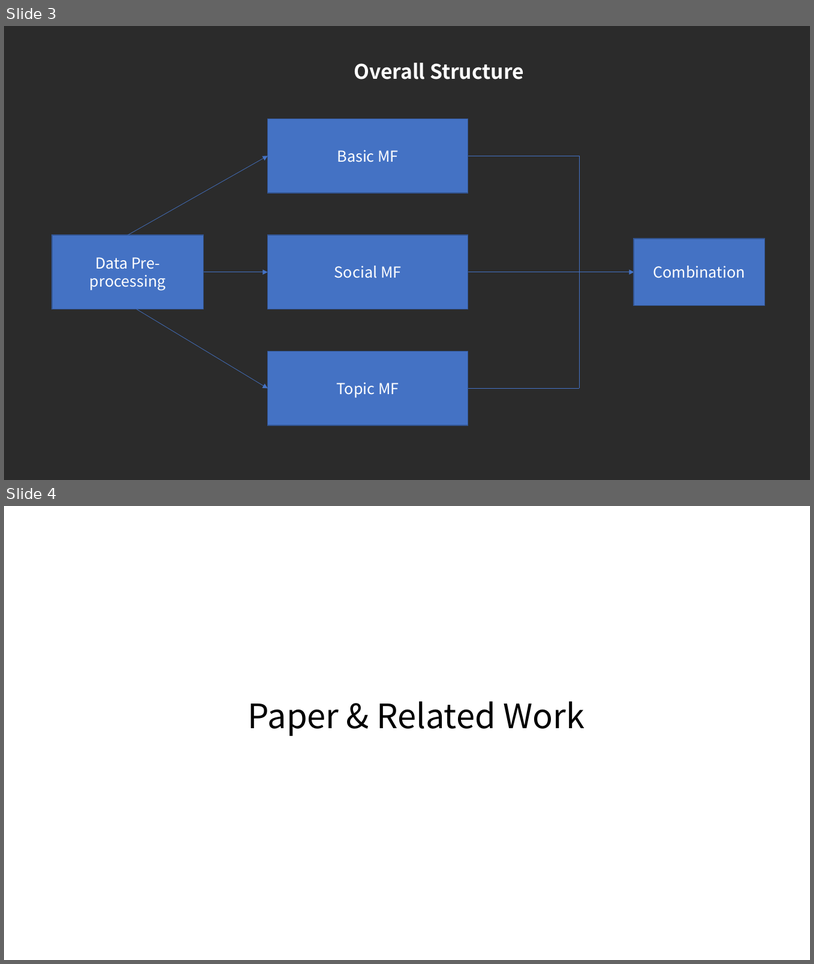
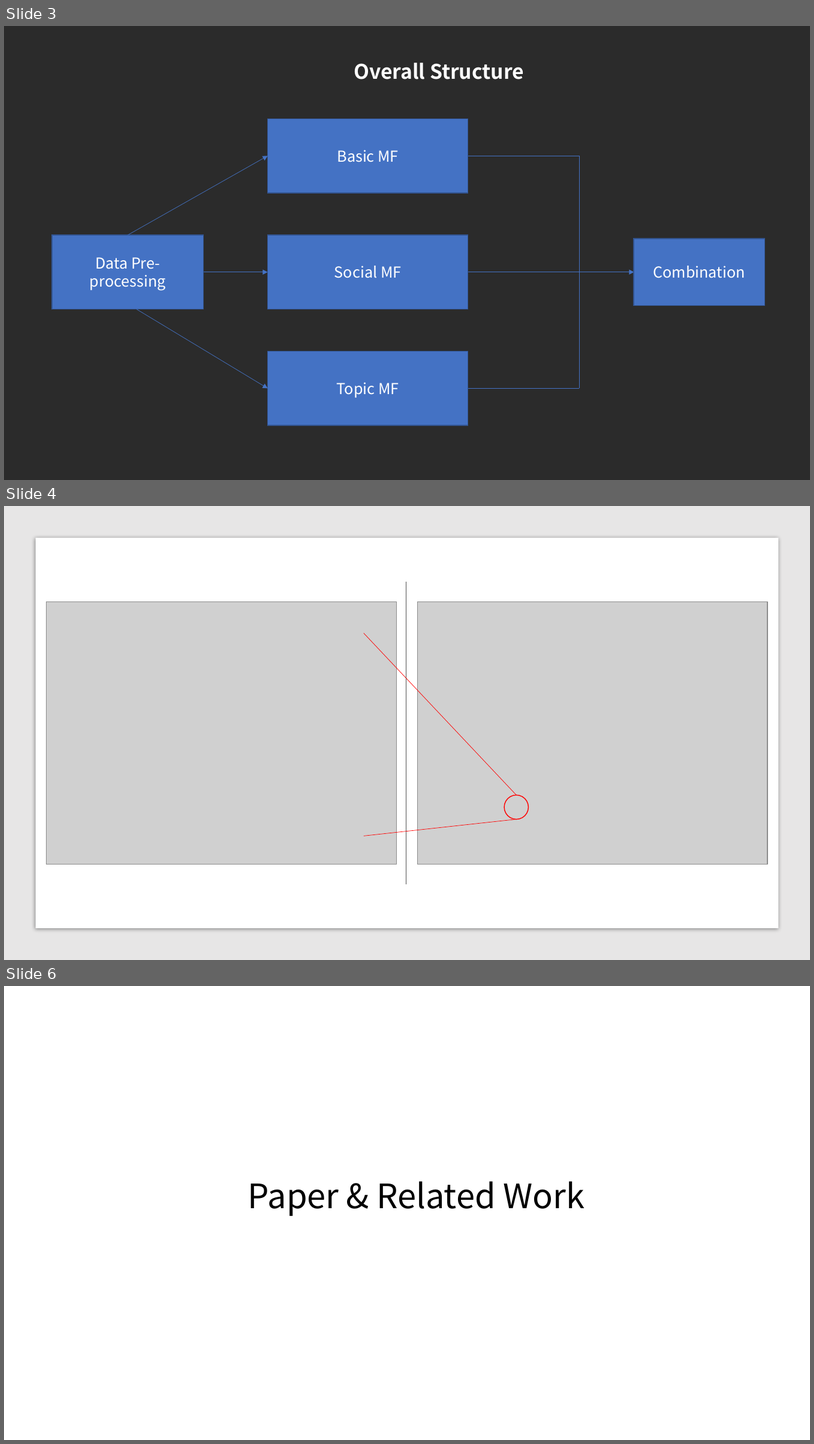
Before and after one commit to kritikakurani/YELP-RECOMMENDATION, a slide deck: final review.pptx. Shown one above the other, each under a label of ours: slides 3 and 4 before the commit, slides 3, 4 and 6 after it; the slides between them are not shown. The pictures are 814x964 and 814x1444 pixels, drawn with LibreOffice and Linux fonts; fonts in the diff are those of the drawing; grey boxes stand for pictures; background and template pictures are left out; a plain dark background stands for a picture behind light text. Boxes give left, top, right and bottom in pixels: in the first picture for what was removed or moved away, otherwise in the second. Text is boxed around its words. In the diff, an @@ line names an element or a change of style, - is before the commit and + after.

```diff
--- a/final review.pptx
+++ b/final review.pptx
@@ slide 4 added at <box>4,506,810,960</box>, background picture (left out) @@
@@ rectangle added at <box>4,506,810,960</box>, fill #E7E6E6 @@
@@ rectangle added at <box>35,538,779,928</box>, fill #FFFFFF @@
@@ line added from (406, 582) to (406, 884), #4E4E4E 0.5 pt @@
@@ picture added at <box>47,601,396,864</box> @@
@@ picture added at <box>418,601,768,864</box> @@
@@ line added from (364, 633) to (516, 795), #FF0000 0.5 pt @@
@@ ellipse added at <box>505,795,529,819</box>, outline #FF0000 1 pt @@
@@ line added from (364, 835) to (516, 819), #FF0000 0.5 pt @@
@@ what was slide 4 is now slide 6 @@
```
Also in this commit, not shown: 1 slide changed, 3 other slides added, 1 slide removed, 1 other file.
